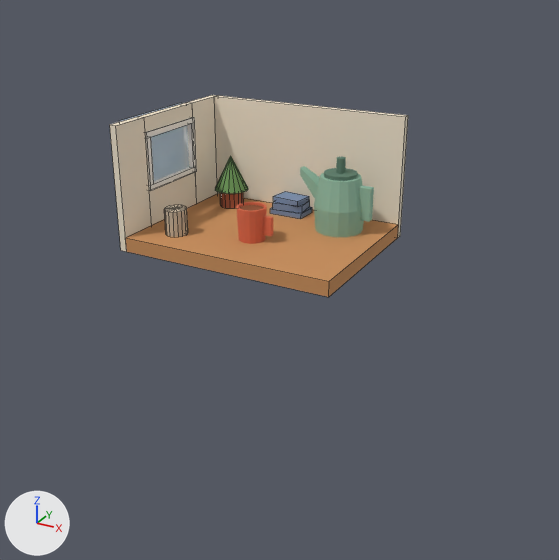
One commit to the Blender file tools/blender/nook.blend: the scene before it, then after it.
The view is the same before and after, from a 50 mm lens placed at (0.994, -1.726, 0.726), pointed at (0.135, -0.164, -0.054). Every picture has the same lights, and +X, +Y and +Z are marked at lower left. The older version comes first. Mesh edges are drawn as thin lines on the coarser meshes.

Names of what the first picture shows: 'Kettle', 'Mug', 'Room', 'Window_Glass', 'Window_Sky' and 1 more.
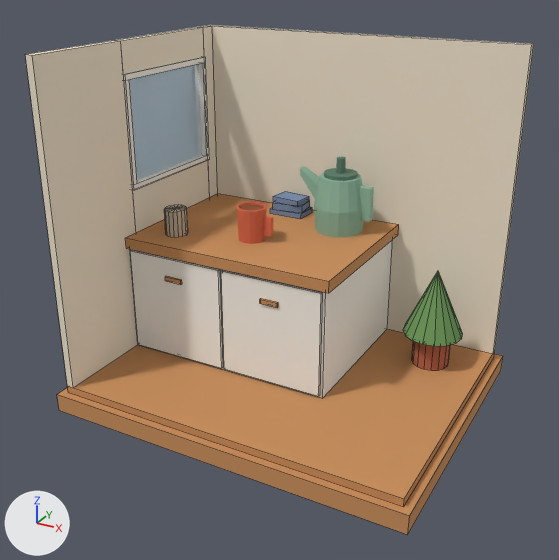
What differs and where, as boxes [x1, y1, x2, y2] in the pictures (559 x 560 px; the box of a moved part takes in the faces that stretch with it):
'Room', reshaped (71% wider, 152% taller)
    before: [110, 95, 408, 297]
    after: [25, 25, 534, 535]
'Window_Glass', moved
    before: [151, 125, 189, 181]
    after: [129, 64, 202, 181]
'Window_Sky', reshaped (not visible afterwards)
    before: [119, 103, 181, 122]
part 1 of me_room, added
    after: [57, 354, 503, 535]
part 2 of me_room, added (orange)
    after: [67, 329, 495, 507]
part 3 of me_room, added
    after: [130, 239, 393, 398]
part 4 of me_room, added
    after: [131, 250, 223, 368]
part 5 of me_room, added
    after: [165, 276, 182, 285]
part 6 of me_room, added
    after: [221, 270, 323, 396]
part 7 of me_room, added
    after: [260, 298, 278, 308]
part 8 of me_room, added
    after: [207, 25, 534, 354]
part 9 of me_room, added (pale yellow)
    after: [25, 40, 138, 388]
part 10 of me_room, added (pale yellow)
    after: [201, 26, 218, 197]
part 11 of me_room, added
    after: [133, 160, 210, 232]
part 12 of me_room, added (pale yellow)
    after: [118, 27, 204, 74]
part 13 of me_room, added
    after: [132, 155, 210, 190]
part 14 of me_room, added
    after: [124, 57, 206, 80]
part 15 of me_room, added
    after: [124, 80, 137, 185]
part 16 of me_room, added
    after: [199, 62, 209, 156]
part 17 of me_room, added (orange)
    after: [412, 341, 450, 370]
part 18 of me_room, added (green)
    after: [403, 271, 463, 346]
part 19 of me_room, moved or reshaped
    before: [125, 225, 399, 297]
    after: [125, 225, 399, 293]

Edits to the bpy script that builds the scene:
```text
Change me_room:
    remove me_room.from_pydata(...)  # 190 vertices, 206 faces; spans x -0.325..0.3, y -0.225..0.245, z -0.04..0.3
    add me_room.from_pydata(...)  # 246 vertices, 248 faces; spans x -0.34..0.62, y -0.495..0.265, z -0.4..0.5
    me_room part 1: a new loose piece, a box spanning x -0.34..0.62, y -0.495..0.265, z -0.4..-0.35, in mat_mat_wood (orange #c98f5b)
    me_room part 2: a new loose piece, a box spanning x -0.32..0.6, y -0.475..0.245, z -0.35..-0.33, in mat_mat_wood (orange #c98f5b)
    me_room part 3: a new loose piece, a box spanning x -0.3..0.285, y -0.21..0.225, z -0.33..-0.03, in mat_mat_frame (white #f7f3ea)
    me_room part 4: a new loose piece, a box spanning x -0.292..-0.0115, y -0.218..-0.21, z -0.322..-0.038, in mat_mat_frame (white #f7f3ea)
    me_room part 5: a new loose piece, a box spanning x -0.1768..-0.1267, y -0.224..-0.218, z -0.1..-0.088, in mat_mat_wood (orange #c98f5b)
    me_room part 6: a new loose piece, a box spanning x -0.0035..0.277, y -0.218..-0.21, z -0.322..-0.038, in mat_mat_frame (white #f7f3ea)
    me_room part 7: a new loose piece, a box spanning x 0.1117..0.1618, y -0.224..-0.218, z -0.1..-0.088, in mat_mat_wood (orange #c98f5b)
    me_room part 8: a new loose piece, a box spanning x -0.32..0.6, y 0.225..0.245, z -0.33..0.5, in mat_mat_wall (pale yellow #f2e6d0)
    me_room part 9: a new loose piece, a box spanning x -0.32..-0.3, y -0.475..-0.18, z -0.33..0.5, in mat_mat_wall (pale yellow #f2e6d0)
    me_room part 10: a new loose piece, a box spanning x -0.32..-0.3, y 0.18..0.225, z -0.33..0.5, in mat_mat_wall (pale yellow #f2e6d0)
    me_room part 11: a new loose piece, a box spanning x -0.32..-0.3, y -0.18..0.18, z -0.33..0.12, in mat_mat_wall (pale yellow #f2e6d0)
    me_room part 12: a new loose piece, a box spanning x -0.32..-0.3, y -0.18..0.18, z 0.42..0.5, in mat_mat_wall (pale yellow #f2e6d0)
    me_room part 13: a new loose piece, a box spanning x -0.325..-0.295, y -0.18..0.18, z 0.12..0.135, in mat_mat_frame (white #f7f3ea)
    me_room part 14: a new loose piece, a box spanning x -0.325..-0.295, y -0.18..0.18, z 0.405..0.42, in mat_mat_frame (white #f7f3ea)
    me_room part 15: a new loose piece, a box spanning x -0.325..-0.295, y -0.18..-0.165, z 0.135..0.405, in mat_mat_frame (white #f7f3ea)
    me_room part 16: a new loose piece, a box spanning x -0.325..-0.295, y 0.165..0.18, z 0.135..0.405, in mat_mat_frame (white #f7f3ea)
    me_room part 17: a new loose piece, a 16-sided cylinder along z spanning x 0.41..0.51, y 0.05..0.15, z -0.33..-0.24, in mat_mat_pot (orange #b5654a)
    me_room part 18: a new loose piece, a 16-sided cone pointing to +z spanning x 0.38..0.54, y 0.02..0.18, z -0.24..-0.06, in mat_mat_leaf (green #6e9a5b)
    me_room part 19: 4 vertices moved from x -0.3..0.3, y -0.225..0.225, z -0.04 to x -0.3..0.3, y -0.225..0.225, z -0.03
    other edits to the shape of me_room do not show in these pictures
Change me_window_sky:
    remove me_window_sky.from_pydata(...)  # 4 vertices, 1 face; spans x 0.0, y -0.14..0.14, z -0.11..0.11
    add me_window_sky.from_pydata(...)  # 4 vertices, 1 face; spans x 0.0, y -0.2..0.2, z -0.17..0.17
    me_window_sky part 20
    me_window_sky.vertices[0].co: (0.0, -0.14, -0.11) -> (0.0, -0.2, -0.17)
    me_window_sky.vertices[1].co: (0.0, 0.14, -0.11) -> (0.0, 0.2, -0.17)
    me_window_sky.vertices[2].co: (0.0, 0.14, 0.11) -> (0.0, 0.2, 0.17)  # pixel (181, 102) -> not seen
    me_window_sky.vertices[3].co: (0.0, -0.14, 0.11) -> (0.0, -0.2, 0.17)  # pixel (119, 120) -> not seen
Change ob_window_glass:
    ob_window_glass.location: (-0.31, 0.0, 0.18) -> (-0.31, 0.0, 0.27)
```
